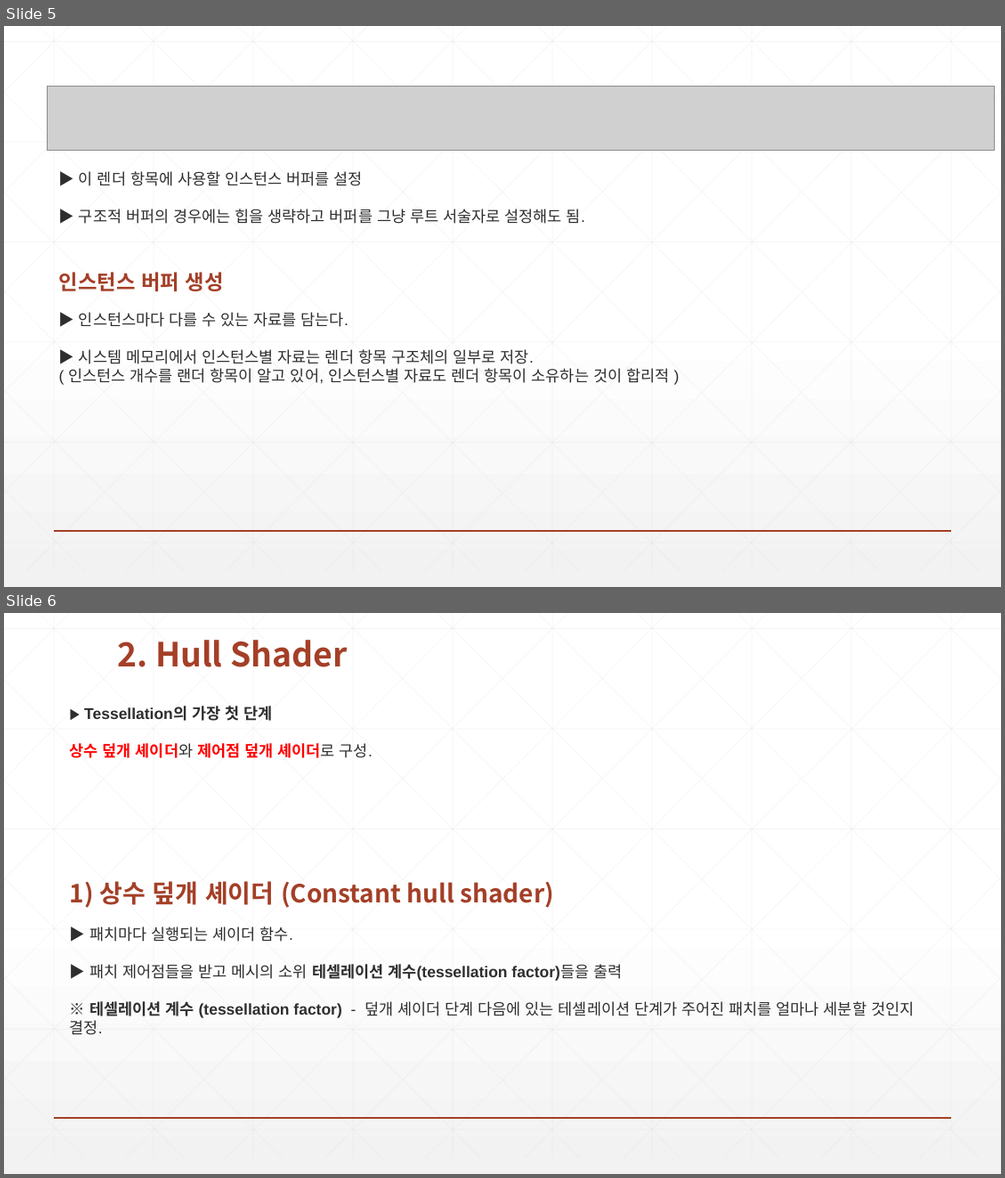
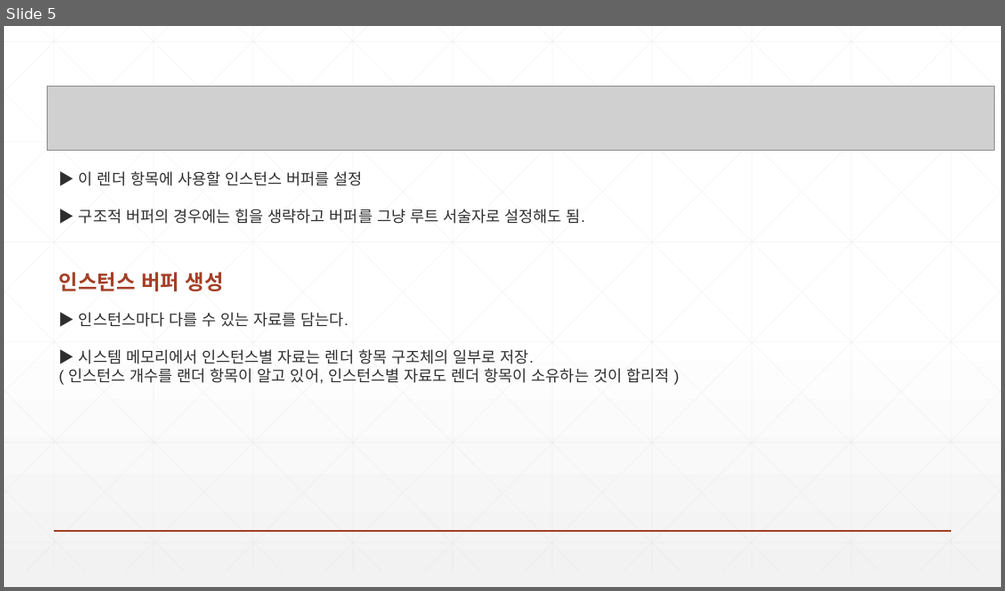
Before and after one commit to earthboom/CodingStudy, a slide deck: Common/Chapter16 InstancingAndCulling.pptx. Shown one above the other, each under a label of ours: slides 5 and 6 before the commit, slide 5 after it. The pictures are 1005x1178 and 1005x591 pixels, drawn with LibreOffice and Linux fonts; fonts in the diff are those of the drawing; grey boxes stand for pictures. Boxes give left, top, right and bottom in pixels: in the first picture for what was removed or moved away, otherwise in the second. Text is boxed around its words. In the diff, an @@ line names an element or a change of style, - is before the commit and + after.

```diff
--- a/Common/Chapter16 InstancingAndCulling.pptx
+++ b/Common/Chapter16 InstancingAndCulling.pptx
@@ slide 6 removed at <box>4,613,1001,1174</box>, background gradient #FFFFFF to #F2F2F2; not listed: 47 template elements that a slide beside it also shows @@
@@ title removed at <box>117,640,347,667</box> @@
-2. Hull Shader
@@ text removed at <box>70,706,372,758</box> @@
-▶ Tessellation의 가장 첫 단계
-상수 덮개 셰이더와 제어점 덮개 셰이더로 구성.
@@ text removed at <box>70,881,553,908</box> @@
-1) 상수 덮개 셰이더 (Constant hull shader)
@@ text removed at <box>70,926,914,1035</box> @@
-▶ 패치마다 실행되는 셰이더 함수.
-▶ 패치 제어점들을 받고 메시의 소위 테셀레이션 계수(tessellation factor)들을 출력
-※ 테셀레이션 계수 (tessellation factor) - 덮개 셰이더 단계 다음에 있는 테셀레이션 단계가 주어진 패치를 얼마나 세분할 것인지 결정.
```
Also in this commit, not shown: 4 slides added, 7 other slides removed, 12 other files.
